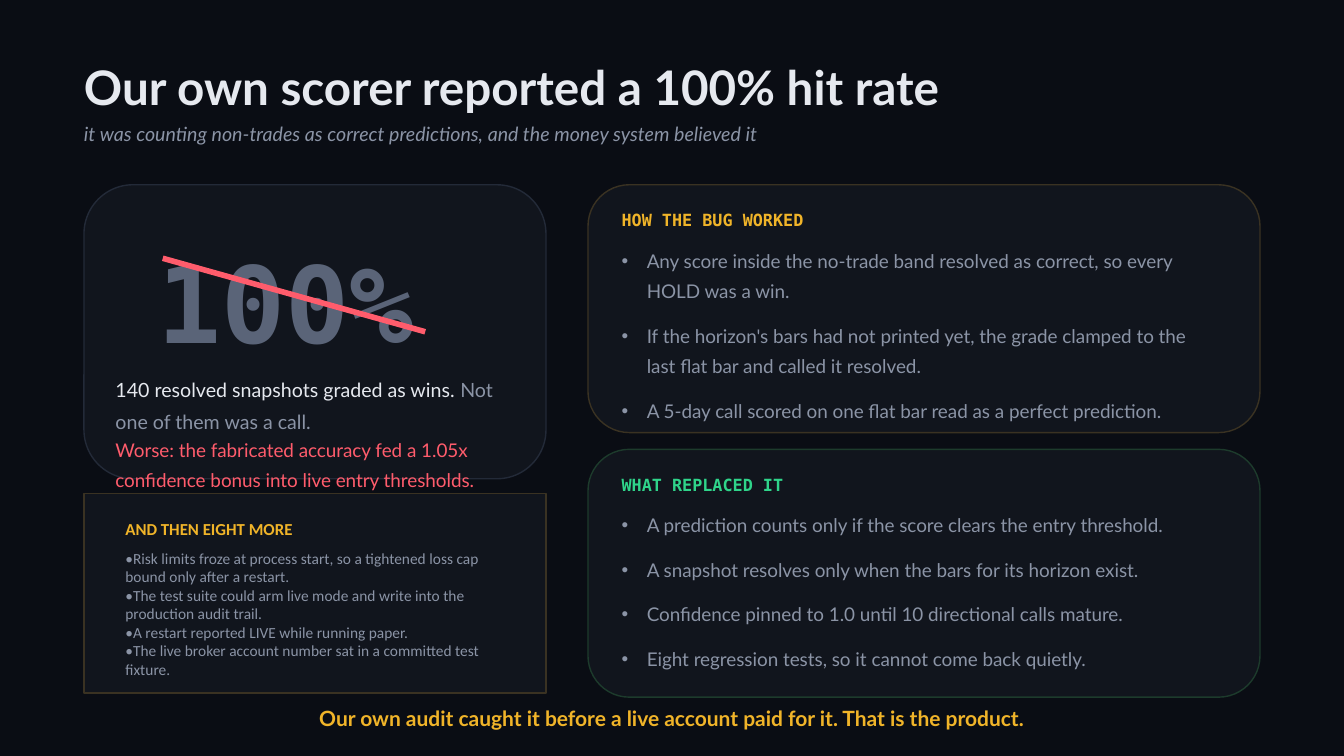
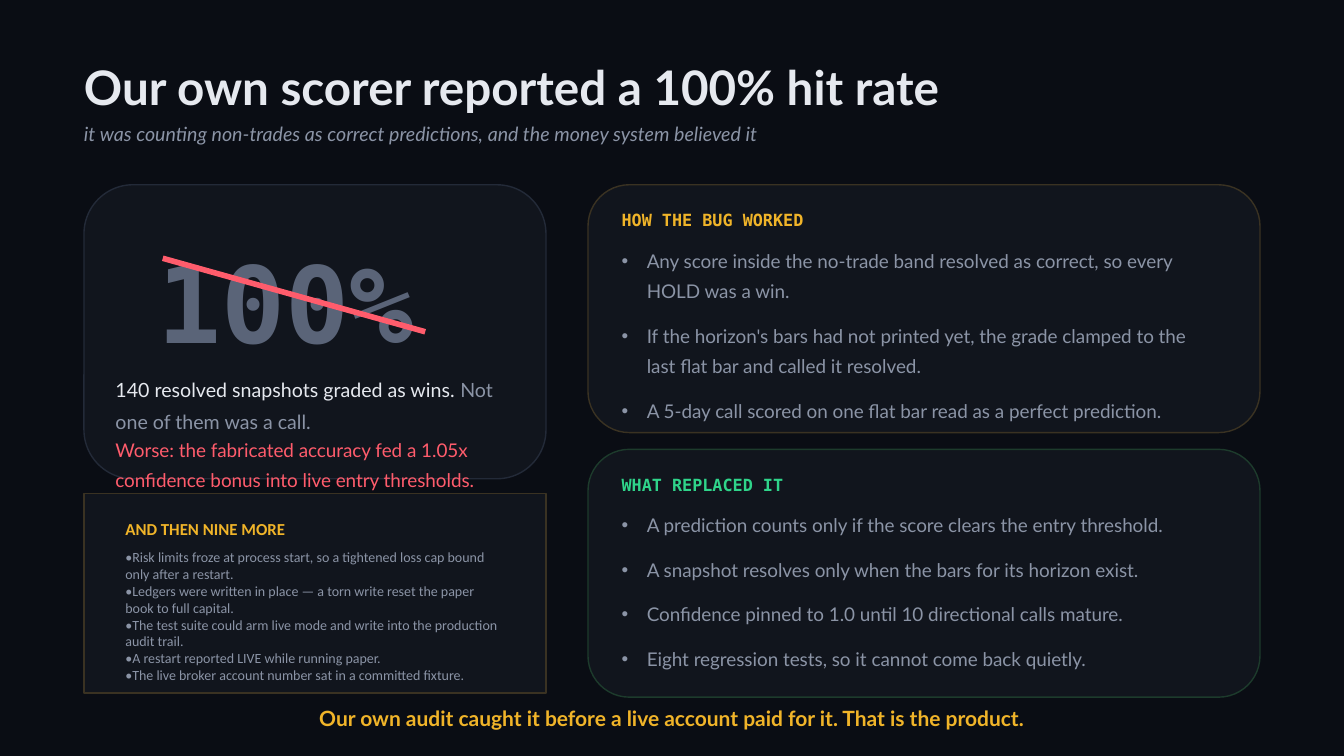
Before and after one commit to zhaider5142009-oss/kairos, a slide deck: slide 7 of docs/investors/KAIROS_Investor_Deck.pptx. Drawn at 1344x756 pixels with LibreOffice and Linux fonts; fonts in the diff are those of the drawing. Boxes give left, top, right and bottom in pixels: in the first picture for what was removed or moved away, otherwise in the second. Text is boxed around its words. In the diff, an @@ line names an element or a change of style, - is before the commit and + after.

Commit message:
Carry the tenth defect into the investor kit
The published integrity list said nine. The ledger-rewrite hazard found
immediately after it is a money-path defect of the same class as the others: the
paper book is the evidence, and an interrupted write used to replace that
evidence with a fresh, healthy-looking account.

Counts re-derived from the tree rather than typed from memory.

```diff
--- a/docs/investors/KAIROS_Investor_Deck.pptx
+++ b/docs/investors/KAIROS_Investor_Deck.pptx
@@ text at (125, 524, 285, 535): text changed @@
-AND THEN EIGHT MORE
+AND THEN NINE MORE
@@ text at (125, 552, 497, 680): text changed; size 11 to 10 pt @@
-•Risk limits froze at process start, so a tightened loss cap bound only after a restart.
-•The test suite could arm live mode and write into the production audit trail.
-•A restart reported LIVE while running paper.
-•The live broker account number sat in a committed test fixture.
+•Risk limits froze at process start, so a tightened loss cap bound only after a restart.
+•Ledgers were written in place — a torn write reset the paper book to full capital.
+•The test suite could arm live mode and write into the production audit trail.
+•A restart reported LIVE while running paper.
+•The live broker account number sat in a committed fixture.
```
Also in this commit, not shown: 5 other files.
